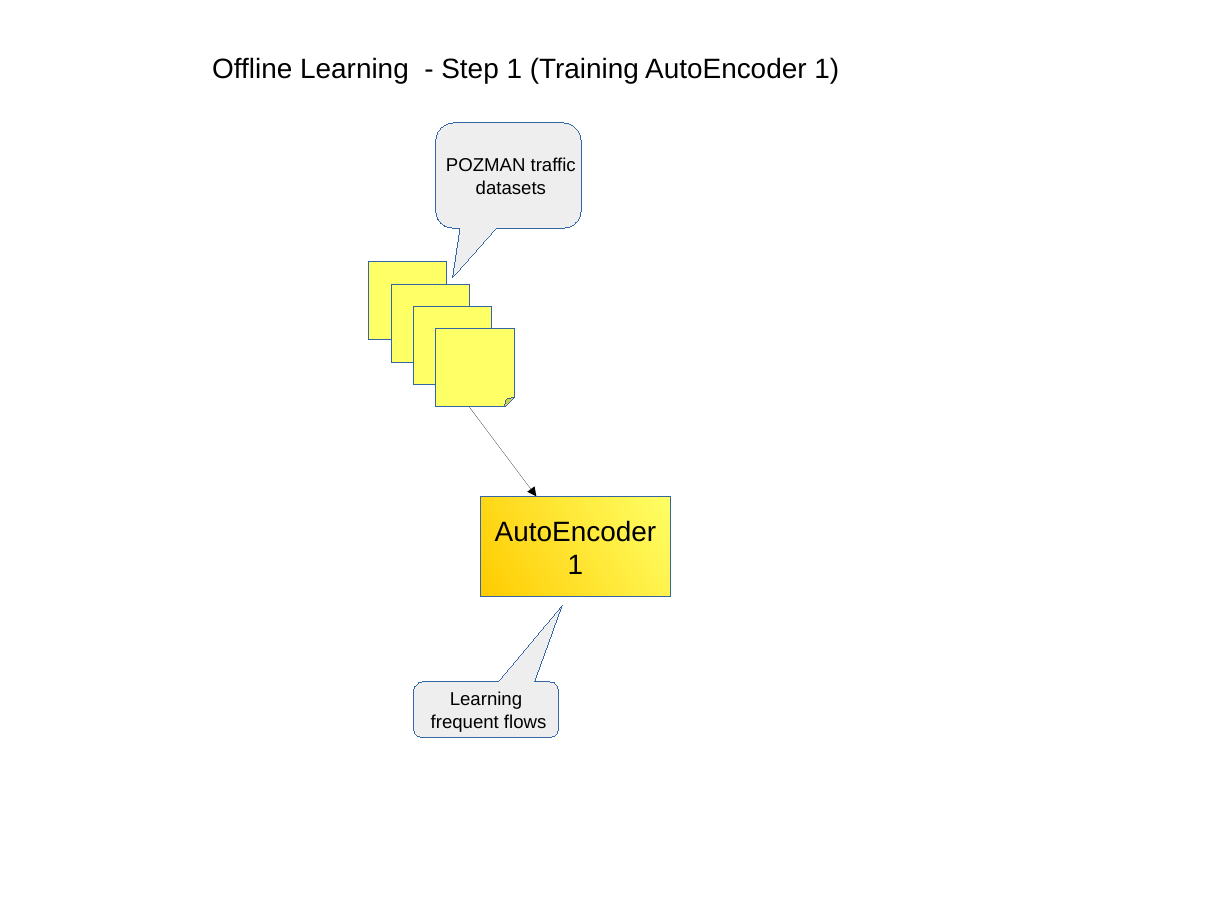
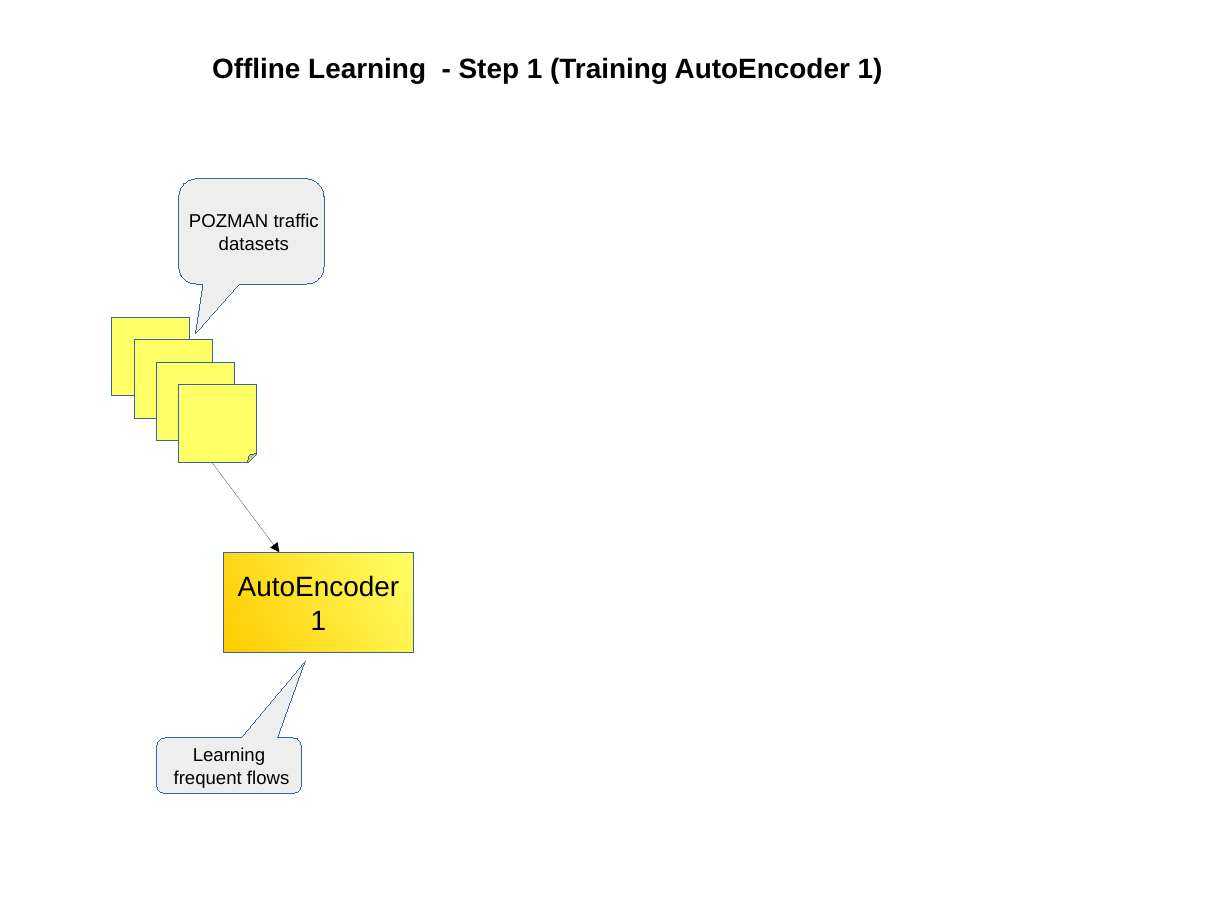
Before and after one commit to damomeen/machine_learning_various, a slide deck: slide 3 of Density anomalities.odp (slide 2 before the commit). Drawn at 1232x924 pixels with LibreOffice and Linux fonts; fonts in the diff are those of the drawing. Boxes give left, top, right and bottom in pixels: in the first picture for what was removed or moved away, otherwise in the second. Text is boxed around its words. In the diff, an @@ line names an element or a change of style, - is before the commit and + after.

```diff
--- a/Density anomalities.odp
+++ b/Density anomalities.odp
@@ text "Offline Learning - Step 1 ..." at box(212, 57, 883, 83): bold on @@
@@ 4 folded corners, 2 rounded speech boxes, 1 rectangle: place and size @@
-4 folded corners, 2 rounded speech boxes, 1 rectangle at box(369, 123, 671, 738)
+4 folded corners, 2 rounded speech boxes, 1 rectangle at box(112, 179, 414, 794)
@@ arrow moved from (470, 407) - (537, 496) to (212, 463) - (279, 552) @@
```
Also in this commit, not shown: 4 other slides changed, 1 slide added, 2 other files.
